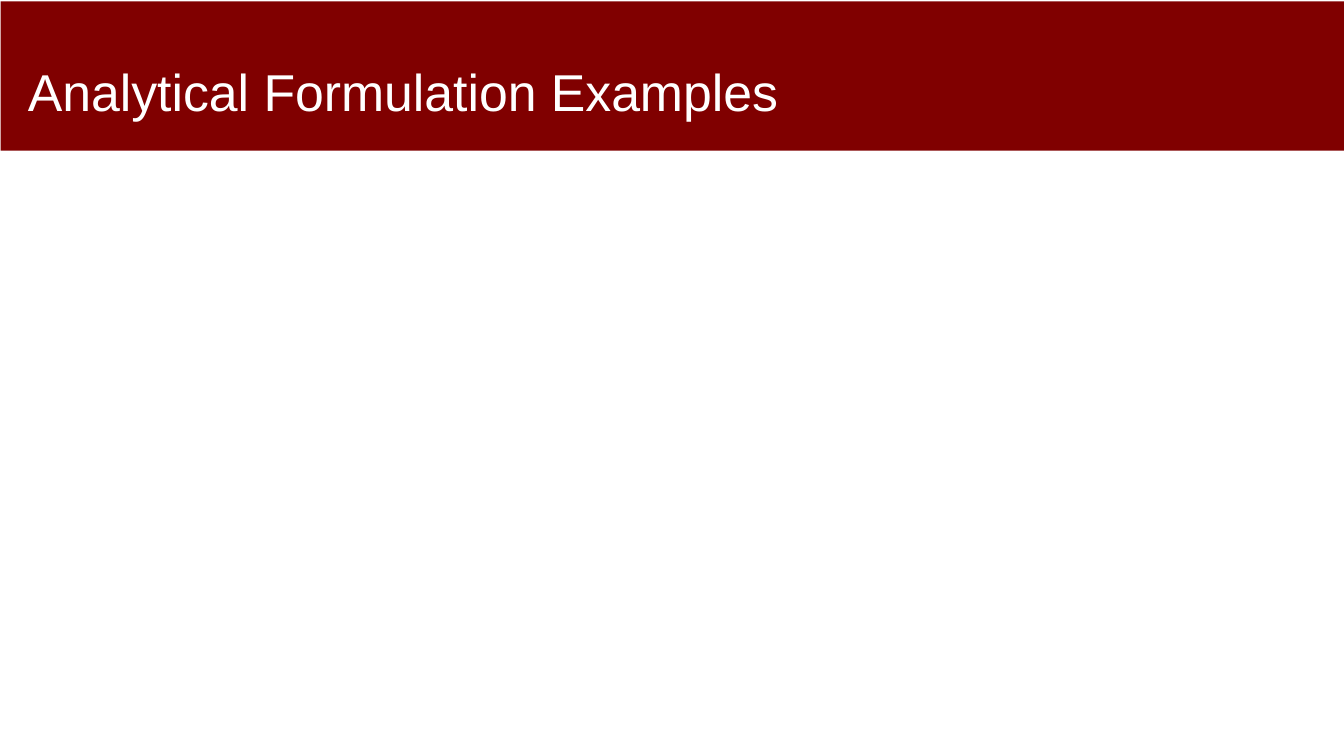
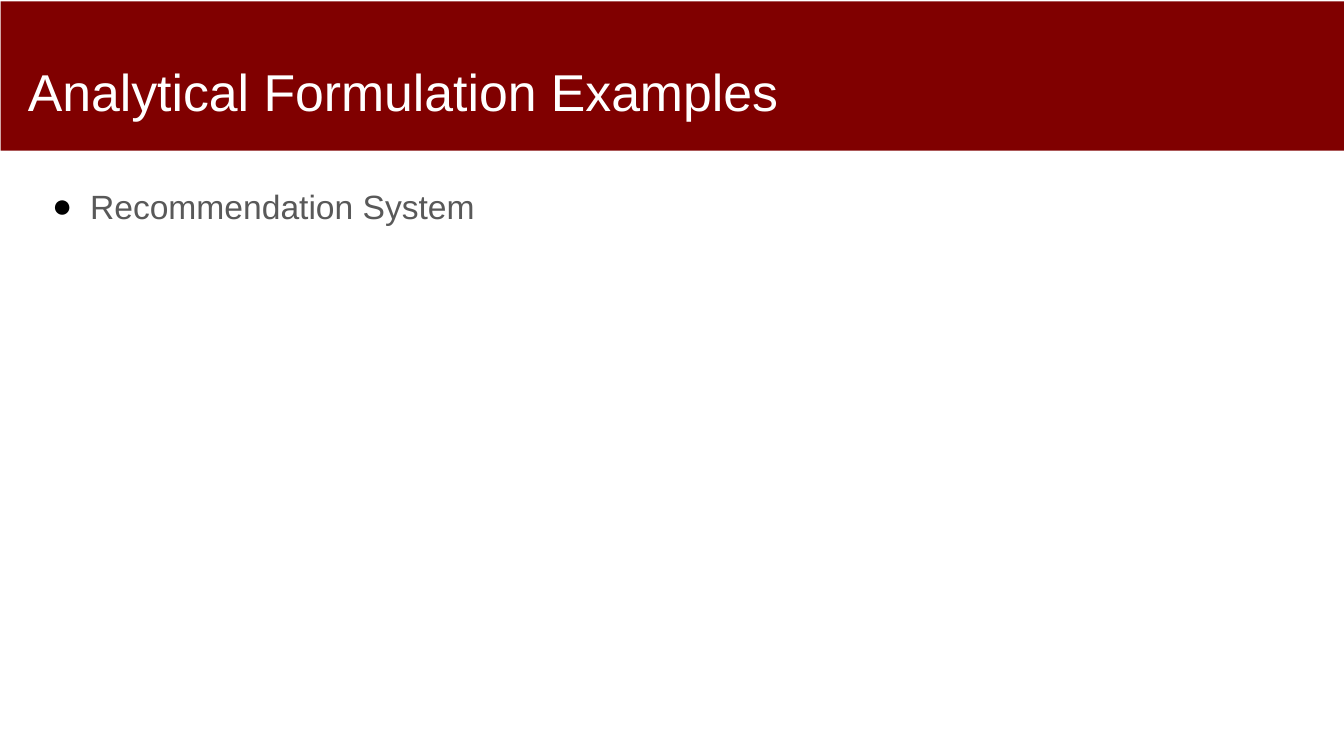
Before and after one commit to dssg/MLinPractice, a slide deck: slide 14 of Lectures/Lecture4-Formulation.pptx. Drawn at 1344x756 pixels with LibreOffice and Linux fonts; fonts in the diff are those of the drawing. Boxes give left, top, right and bottom in pixels: in the first picture for what was removed or moved away, otherwise in the second. Text is boxed around its words. In the diff, an @@ line names an element or a change of style, - is before the commit and + after.

```diff
--- a/Lectures/Lecture4-Formulation.pptx
+++ b/Lectures/Lecture4-Formulation.pptx
@@ text added at <box>90,194,475,226</box>, 24 pt, text #595959 @@
+● Recommendation System
```
Also in this commit, not shown: 6 other slides changed.
